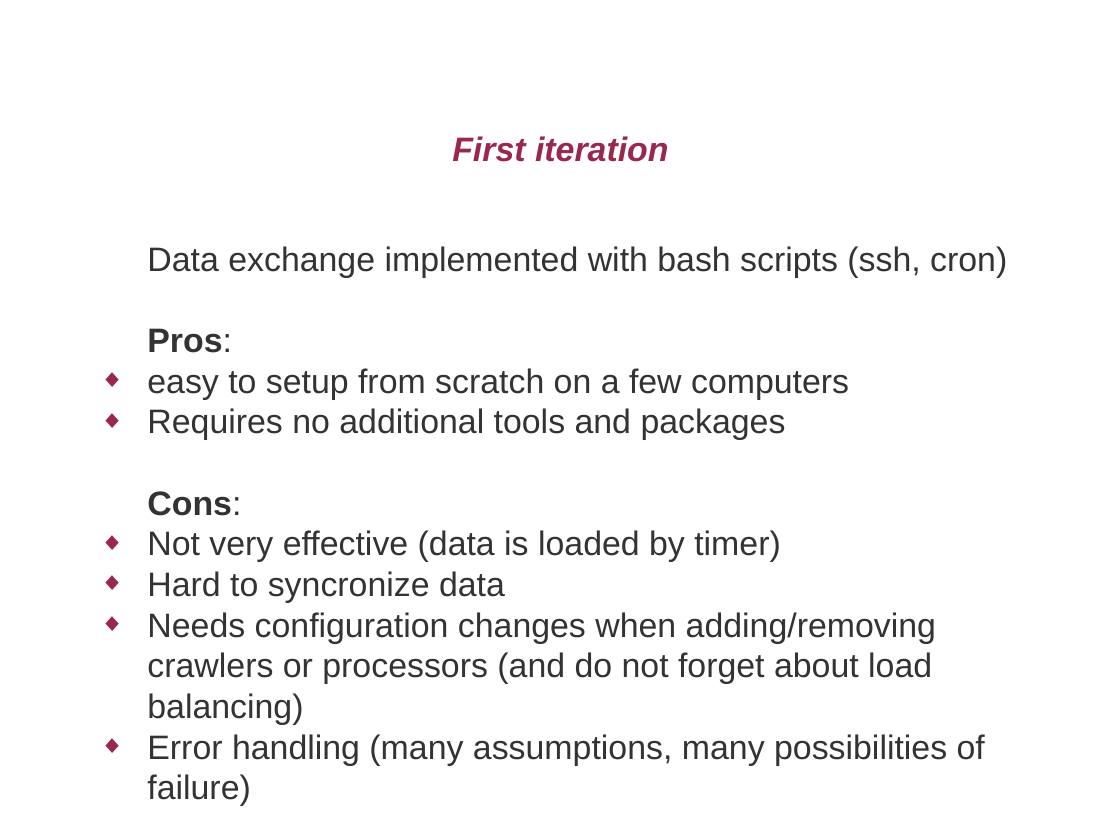
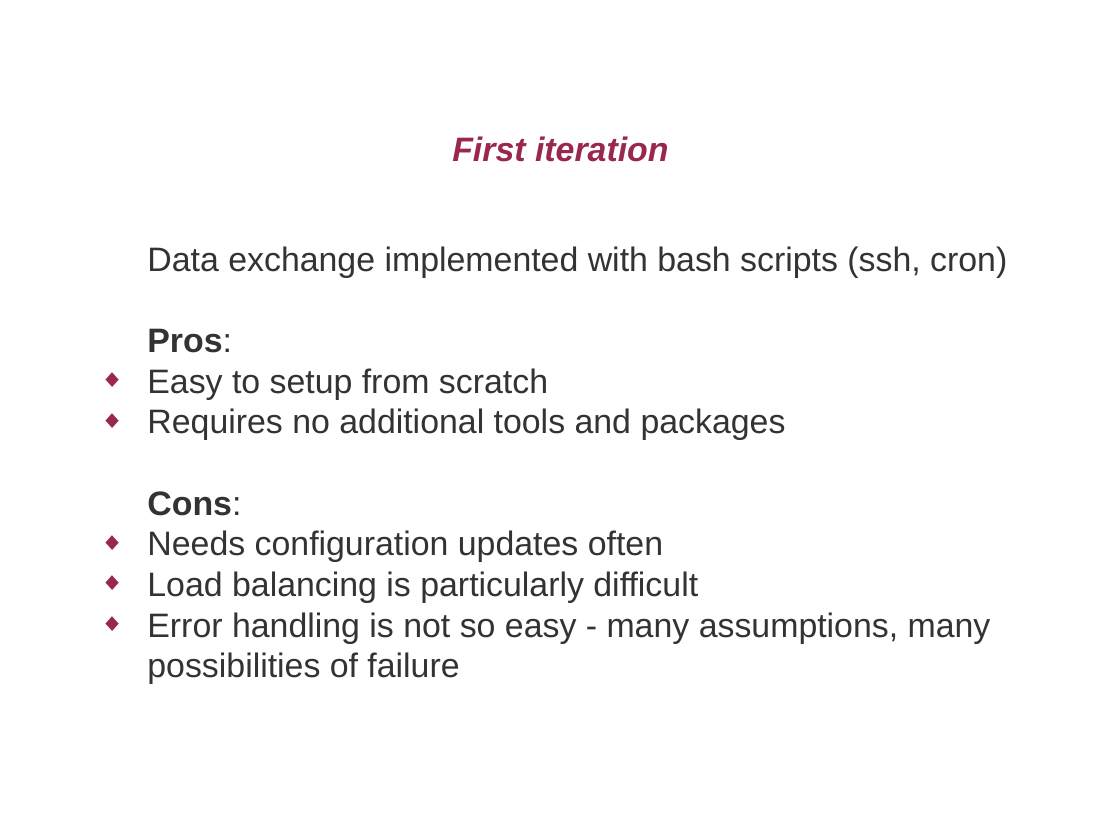
Before and after one commit to AlexanderAA/nzpug, a slide deck: slide 4 of jul2011/slides/slides.odp. Drawn at 1120x840 pixels with LibreOffice and Linux fonts; fonts in the diff are those of the drawing; background and template pictures are left out. Boxes give left, top, right and bottom in pixels: in the first picture for what was removed or moved away, otherwise in the second. Text is boxed around its words. In the diff, an @@ line names an element or a change of style, - is before the commit and + after.

Commit message:
Presentation

```diff
--- a/jul2011/slides/slides.odp
+++ b/jul2011/slides/slides.odp
@@ text at [147,368,548,400]: text changed @@
-◆ easy to setup from scratch on a few computers
+◆ Easy to setup from scratch
@@ text at [147,530,991,684]: text changed @@
-◆ Not very effective (data is loaded by timer)
-◆ Hard to syncronize data
-◆ Needs configuration changes when adding/removing crawlers or processors (and do not forget about load balancing)
-◆ Error handling (many assumptions, many possibilities of failure)
+◆ Needs configuration updates often
+◆ Load balancing is particularly difficult
+◆ Error handling is not so easy - many assumptions, many possibilities of failure
```
Also in this commit, not shown: 7 other slides changed, 2 other files.
